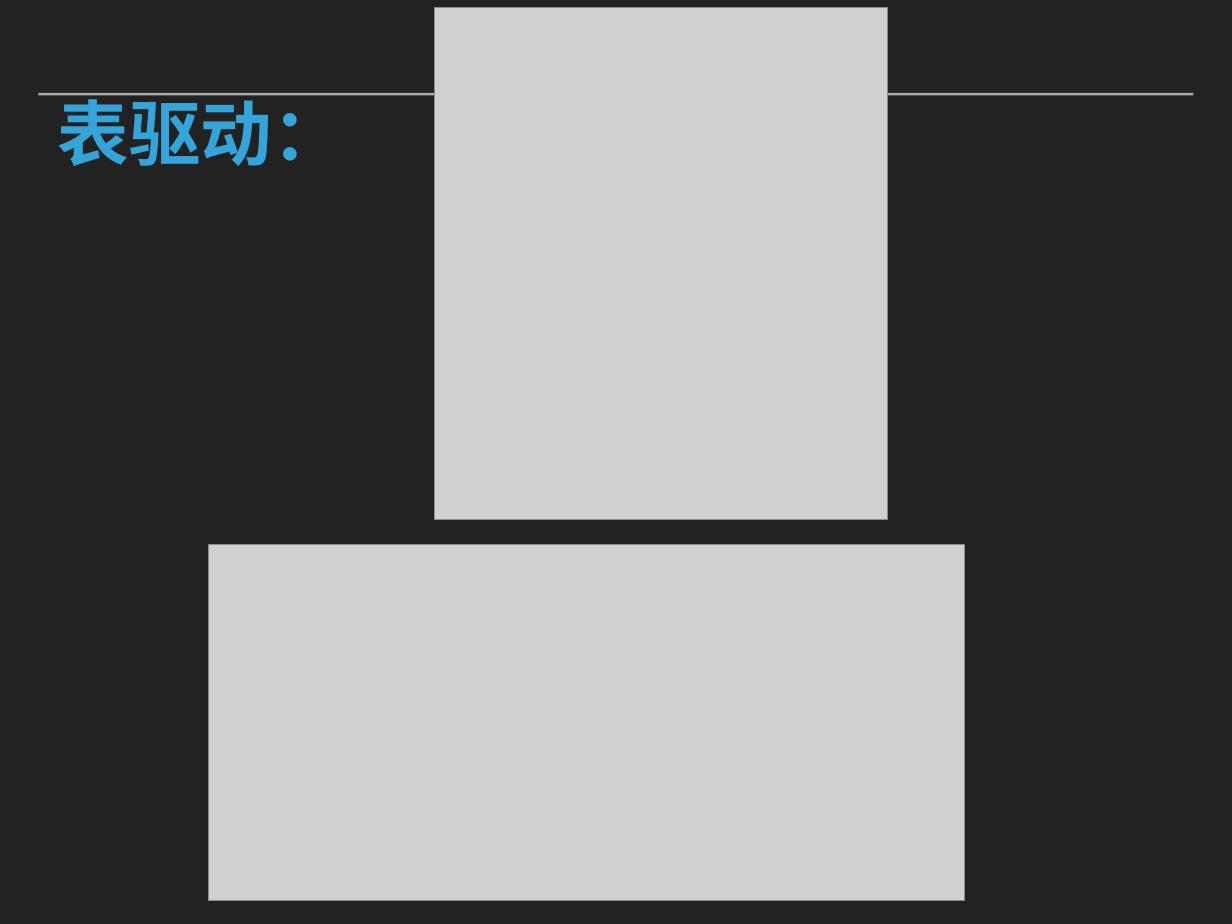
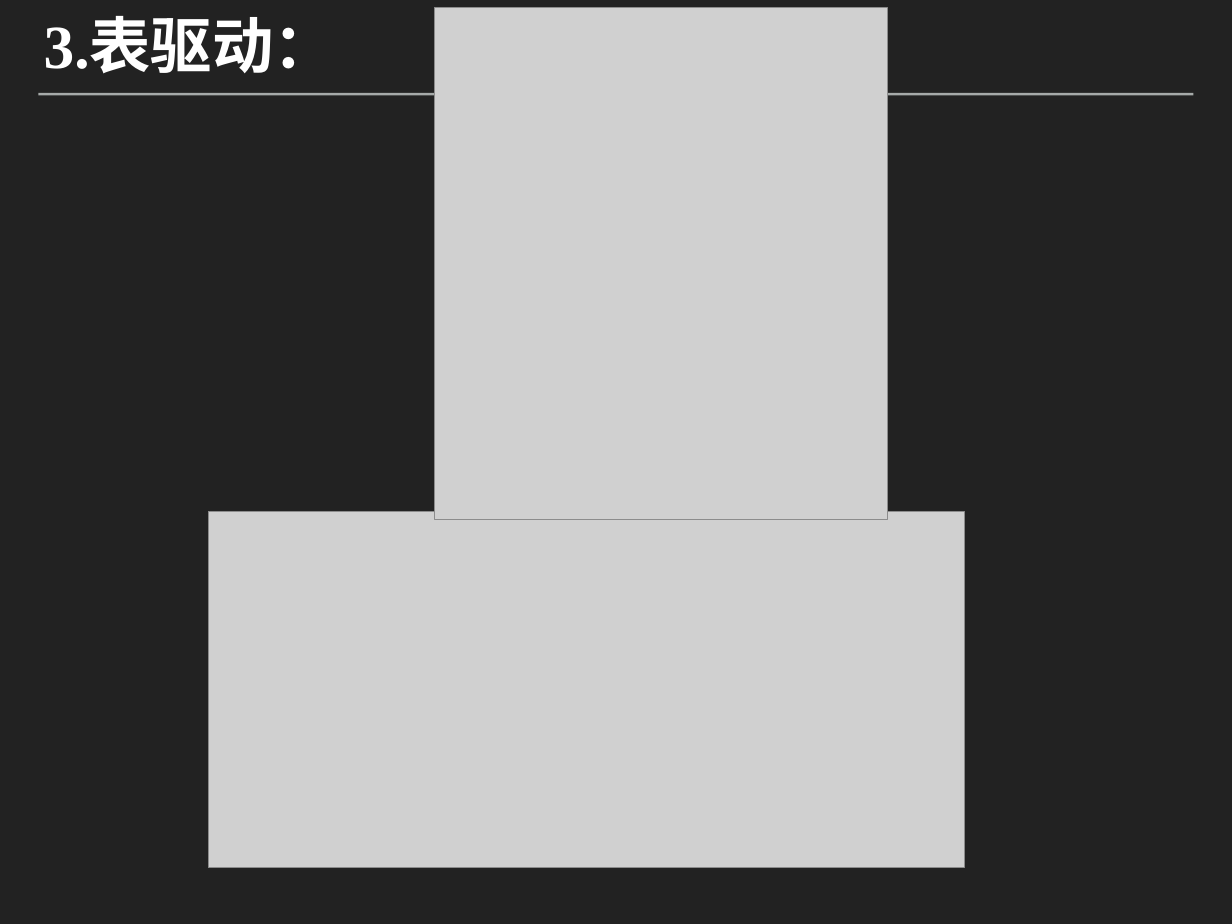
Before and after one commit to caodaxing/HotelReservation_Client, a slide deck: slide 21 of 文档相关/演示.pptx (slide 20 before the commit). Drawn at 1232x924 pixels with LibreOffice and Linux fonts; fonts in the diff are those of the drawing; grey boxes stand for pictures. Boxes give left, top, right and bottom in pixels: in the first picture for what was removed or moved away, otherwise in the second. Text is boxed around its words. In the diff, an @@ line names an element or a change of style, - is before the commit and + after.

```diff
--- a/文档相关/演示.pptx
+++ b/文档相关/演示.pptx
@@ title at (44,20,335,74): text changed; size 59.4 to 51 pt; text colour #34A5DA to #FFFFFF @@
-表驱动：
+3.表驱动：
@@ picture: place and size @@
-picture at (208,544,964,900)
+picture at (208,512,964,868)
```
Also in this commit, not shown: 2 other slides changed, 2 slides added, 1 slide removed, 1 other file.
